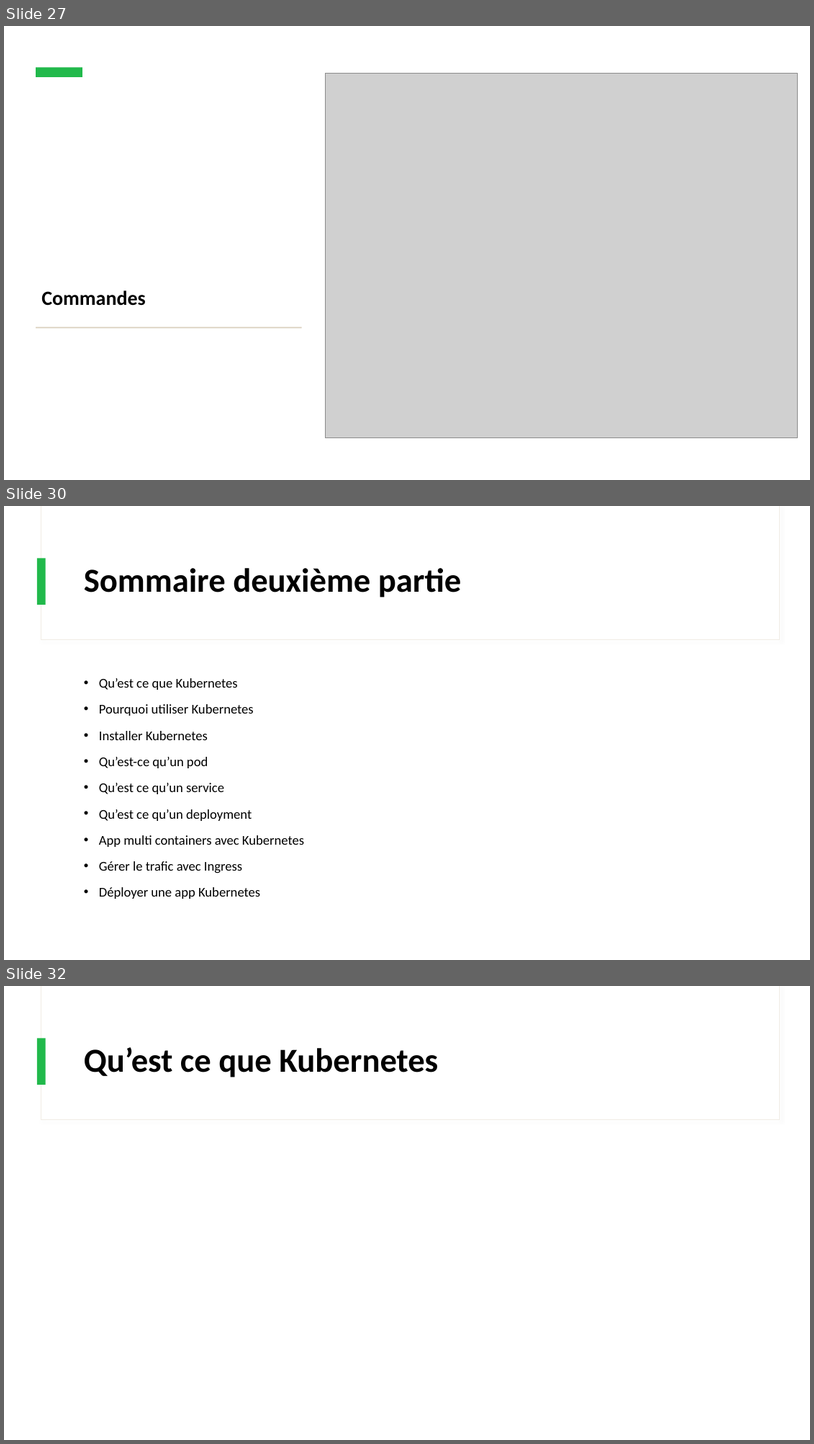
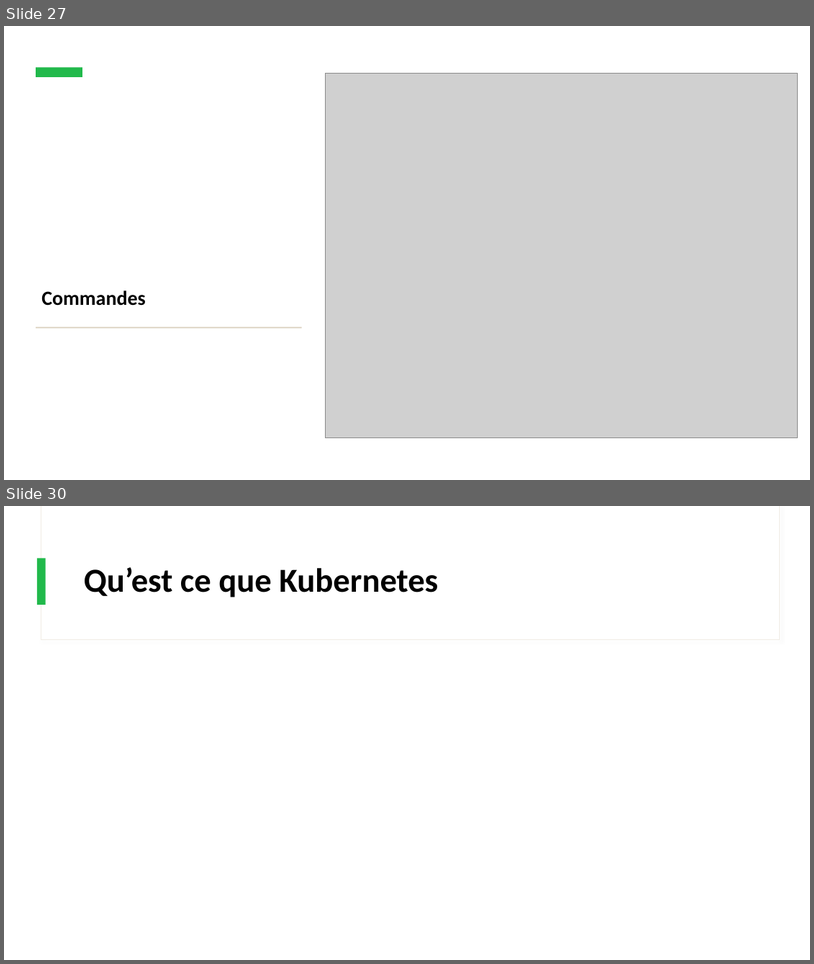
Before and after one commit to IPSSIASIDEV2/Jedy-DockerKubernetes-Formation, a slide deck: Cours/Cours.pptx. Shown one above the other, each under a label of ours: slides 27, 30 and 32 before the commit, slides 27 and 30 after it; the slides between them are not shown. The pictures are 814x1444 and 814x964 pixels, drawn with LibreOffice and Linux fonts; fonts in the diff are those of the drawing; grey boxes stand for pictures. Boxes give left, top, right and bottom in pixels: in the first picture for what was removed or moved away, otherwise in the second. Text is boxed around its words. In the diff, an @@ line names an element or a change of style, - is before the commit and + after.

```diff
--- a/Cours/Cours.pptx
+++ b/Cours/Cours.pptx
@@ slide 30 removed at <box>4,506,810,960</box>, background #FFFFFF; not listed: 3 template elements that a slide beside it also shows @@
@@ title removed at <box>84,568,461,597</box> @@
-Sommaire deuxième partie
@@ text removed at <box>99,678,304,898</box> @@
-• Qu’est ce que Kubernetes
-• Pourquoi utiliser Kubernetes
-• Installer Kubernetes
-• Qu’est-ce qu’un pod
-• Qu’est ce qu’un service
-• Qu’est ce qu’un deployment
-• App multi containers avec Kubernetes
-• Gérer le trafic avec Ingress
-• Déployer une app Kubernetes
@@ what was slide 32 is now slide 30 @@
```
Also in this commit, not shown: 9 slides changed, 1 other slide removed, 4 other files.
